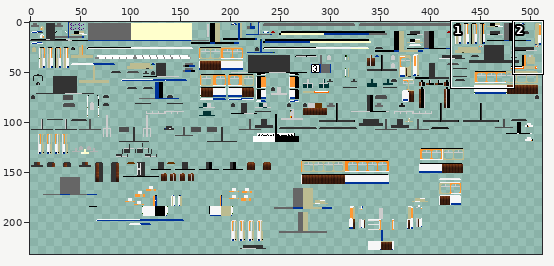
Sprite sheet -- src/main/resources/assets/tc/textures/trains/Duewag_GT6ER_White.png. The first picture is a wide view before the edit; the outline marks the close-up.
Close-up. First the earlier version:
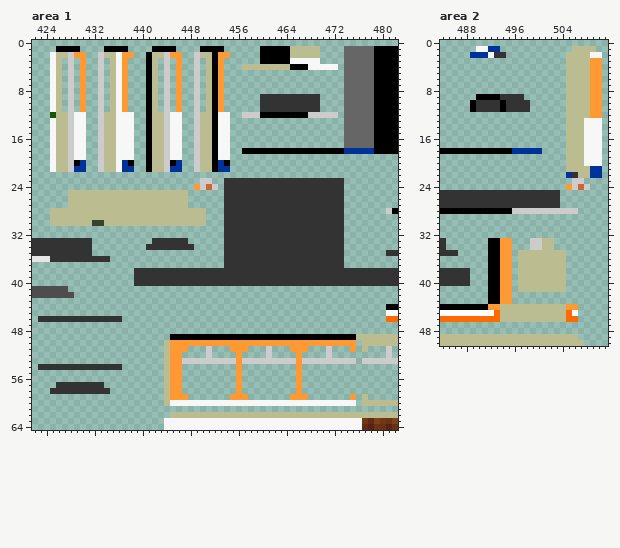
The file is 512x256 pixels. Colours within 5 levels of each other are drawn and written as one. Shown: area 1: x 422..482, y 0..64; area 2: x 484..511, y 0..50. The wide view leaves out empty margins. The commit also changed other parts of the picture, which this record leaves out.
The same view after the edit:
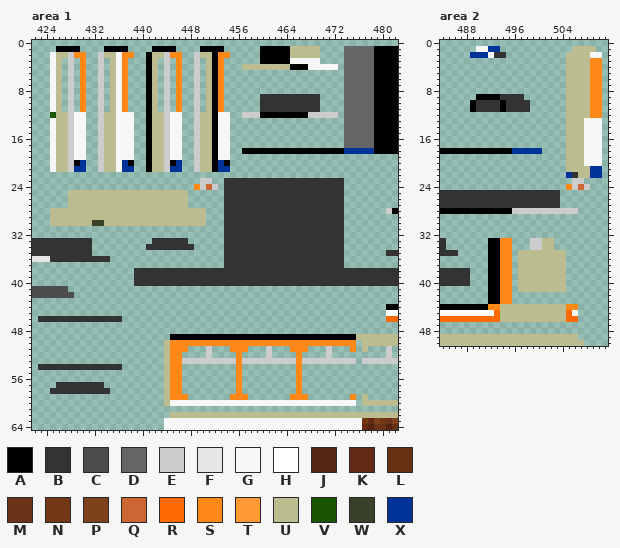
Palette (. is transparent): A #000000  B #333333  C #4d4d4d  D #666666  E #cccccc  F #e6e6e6  G #f7f7f7  H #ffffff  J #562512  K #642a14  L #663213  M #6a331a  N #733713  P #7d421c  Q #cc6633  R #ff6a00  S #ff8819  T #ff9933  U #bcbc91  V #1a5600  W #394129  X #003399
The exact change:
Changed rows in their new state; - is an unchanged pixel.
Area 1:
first column x 429:
 2 SS------SS------SS------SS
 3 -S------S--------S------S-
 4 -S------S--------S------S-
 5 -S------S--------S------S-
 6 -S------S--------S------S-
 7 -S------S--------S------S-
 8 -S------S--------S------S-
 9 -S------S--------S------S-
10 -S------S--------S------S-
11 -S------S--------S------S-
first column x 449:
24 S
first column x 445:
50 SSSSSSSSSSSSSSSSSSSSSSSSSSSSSSS
51 SSS-------SSS-------SSS-------S
52 SS---------S---------S---------
53 SS---------S---------S---------
54 SS---------S---------S---------
55 SS---------S---------S---------
56 SS---------S---------S---------
57 SS---------S---------S---------
58 SS---------S---------S---------
59 SSS-------SSS-------SSS-------S
Area 2:
first column x 509:
 3 SS
 4 SS
 5 SS
 6 SS
 7 SS
 8 SS
 9 SS
10 SS
11 SS
12 SS
first column x 505:
24 S
first column x 492:
33 --SS-----------
34 --SS-----------
35 --SS-----------
36 --SS-----------
37 --SS-----------
38 --SS-----------
39 --SS-----------
40 --SS-----------
41 --SS-----------
42 --SS-----------
43 --SS-----------
44 SS-----------SS
